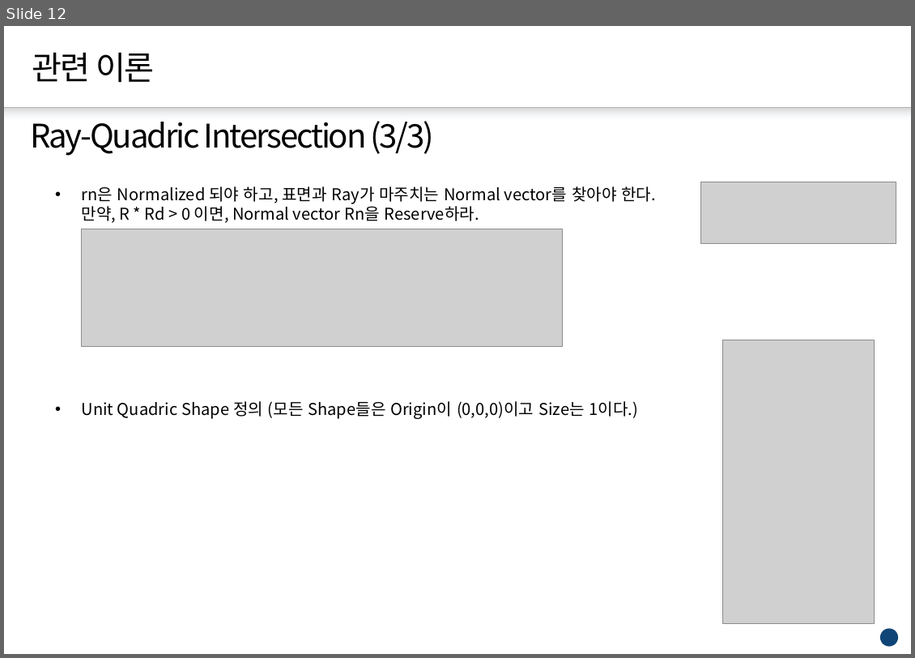
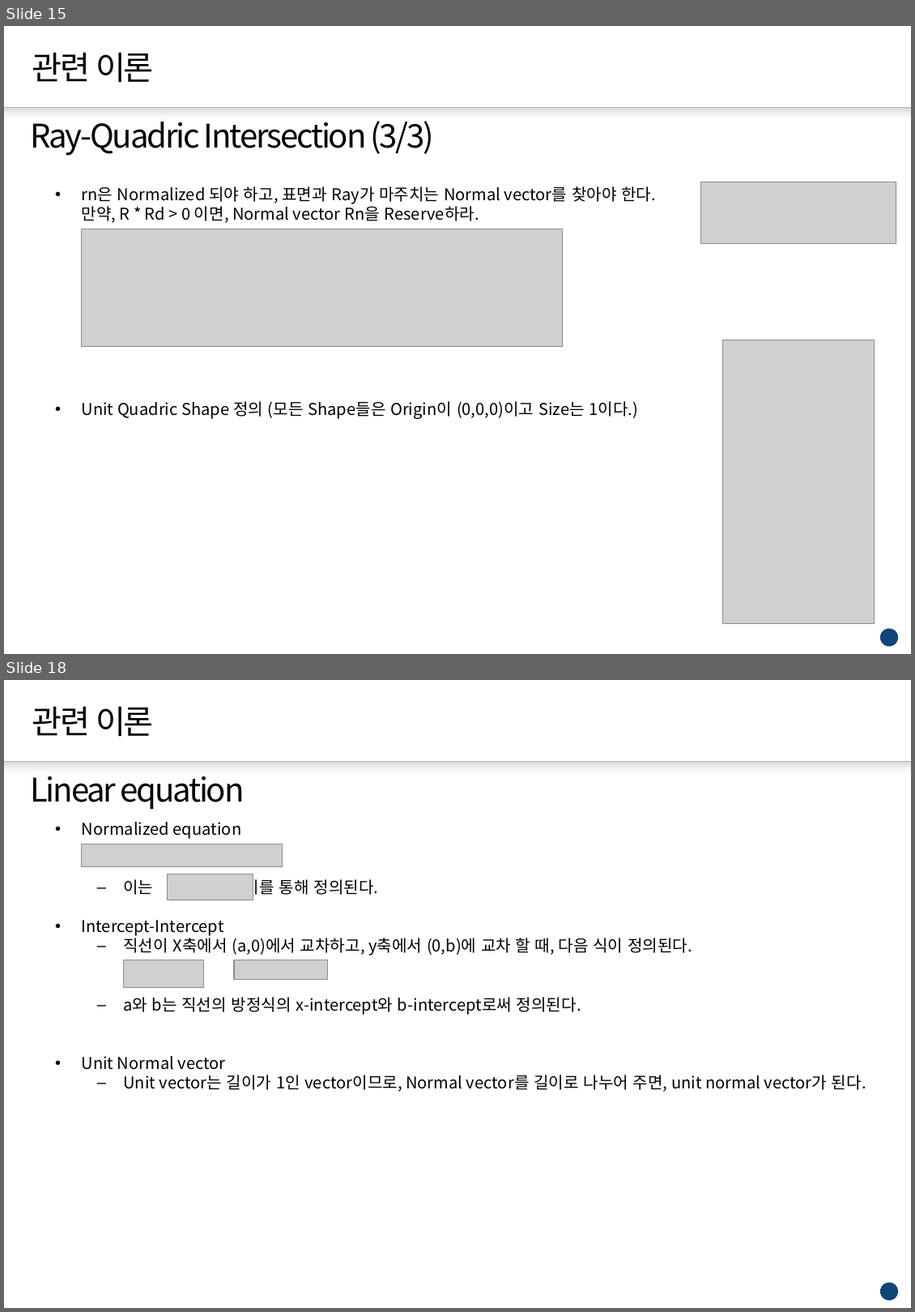
Before and after one commit to jh4843/OpenGLTest, a slide deck: calculus.pptx. Shown one above the other, each under a label of ours: slide 12 before the commit, slides 15 and 18 after it; the slides between them are not shown. The pictures are 915x658 and 915x1312 pixels, drawn with LibreOffice and Linux fonts; fonts in the diff are those of the drawing; grey boxes stand for pictures; background and template pictures are left out. Boxes give left, top, right and bottom in pixels: in the first picture for what was removed or moved away, otherwise in the second. Text is boxed around its words. In the diff, an @@ line names an element or a change of style, - is before the commit and + after.

```diff
--- a/calculus.pptx
+++ b/calculus.pptx
@@ slide 18 added at [4, 680, 911, 1308], background #FFFFFF; not listed: 3 template elements that a slide beside it also shows @@
@@ title added at [32, 706, 154, 737], 28 pt, text #000000 @@
+관련 이론
@@ text added at [30, 776, 244, 810], 28 pt, text #000000 @@
+Linear equation
@@ text added at [82, 822, 867, 1091], 14 pt, text #000000 @@
+• Normalized equation
+  – 이는 이를 통해 정의된다.
+• Intercept-Intercept
+  – 직선이 X축에서 (a,0)에서 교차하고, y축에서 (0,b)에 교차 할 때, 다음 식이 정의된다.
+  – a와 b는 직선의 방정식의 x-intercept와 b-intercept로써 정의된다.
+• Unit Normal vector
+  – Unit vector는 길이가 1인 vector이므로, Normal vector를 길이로 나누어 주면, unit normal vector가 된다.
@@ picture added at [82, 844, 283, 867] @@
@@ picture added at [168, 874, 253, 900] @@
@@ picture added at [124, 959, 204, 988] @@
@@ picture added at [234, 959, 327, 980] @@
@@ what was slide 12 is now slide 15 @@
```
Also in this commit, not shown: 1 slide changed, 7 other slides added, 9 other files.
